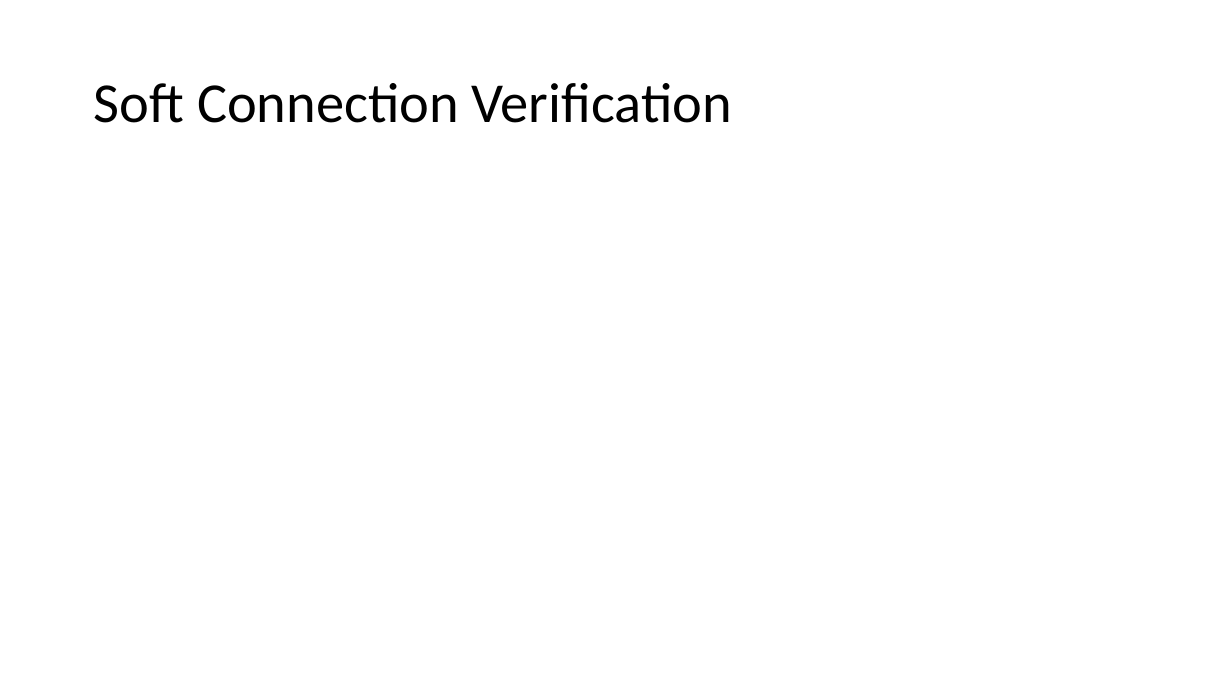
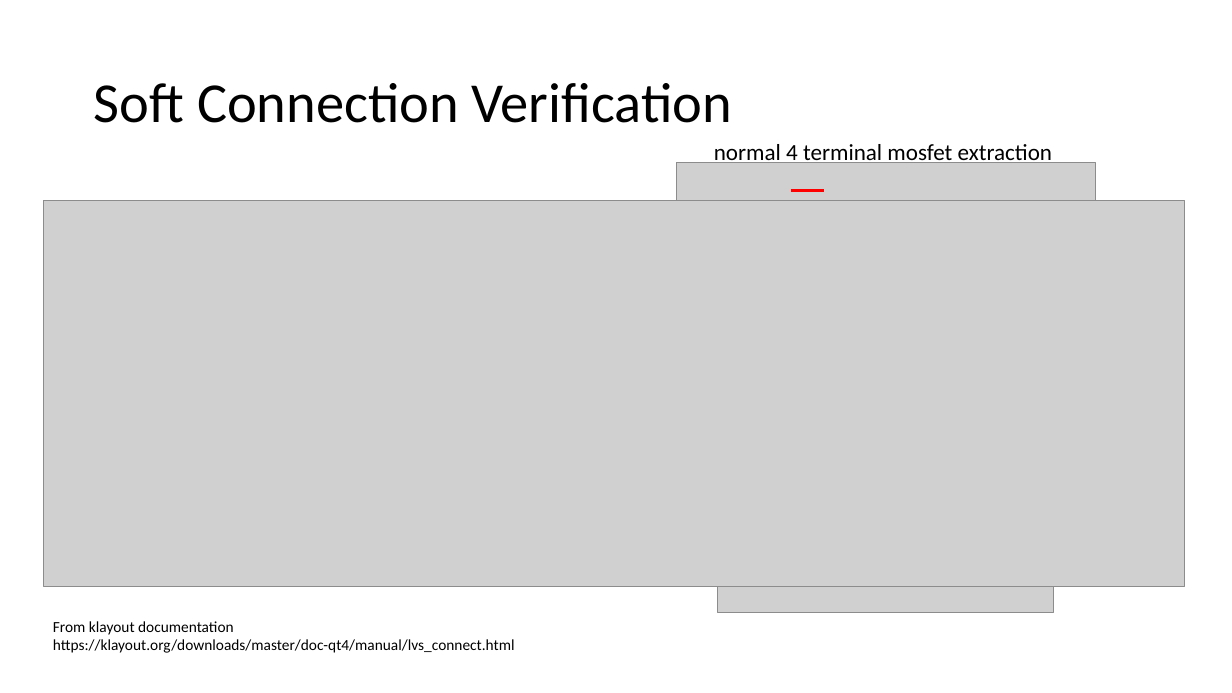
Before and after one commit to msaligane/US_Japan_Semiconductor_Workshop, a slide deck: slide 8 of Day 2 - 1505 - Pitfalls of Open-Source Chip Design Verification/Japan-US-Workshop-Bailey.pptx (slide 7 before the commit). Drawn at 1232x693 pixels with LibreOffice and Linux fonts; fonts in the diff are those of the drawing; grey boxes stand for pictures. Boxes give left, top, right and bottom in pixels: in the first picture for what was removed or moved away, otherwise in the second. Text is boxed around its words. In the diff, an @@ line names an element or a change of style, - is before the commit and + after.

```diff
--- a/Day 2 - 1505 - Pitfalls of Open-Source Chip Design Verification/Japan-US-Workshop-Bailey.pptx
+++ b/Day 2 - 1505 - Pitfalls of Open-Source Chip Design Verification/Japan-US-Workshop-Bailey.pptx
@@ text added at box(714, 144, 1052, 167), 18 pt, text #000000 @@
+normal 4 terminal mosfet extraction
@@ picture added at box(677, 163, 1095, 343) @@
@@ picture added at box(43, 201, 1185, 587) @@
@@ line added from (791, 191) to (824, 191), #FF0000 2.25 pt @@
@@ picture added at box(43, 218, 627, 566) @@
@@ picture added at box(717, 454, 1054, 613) @@
@@ text added at box(53, 621, 515, 653), 12 pt, text #000000 @@
+From klayout documentation
+https://klayout.org/downloads/master/doc-qt4/manual/lvs_connect.html
```
Also in this commit, not shown: 3 other slides changed, 3 slides added, 2 slides removed.
